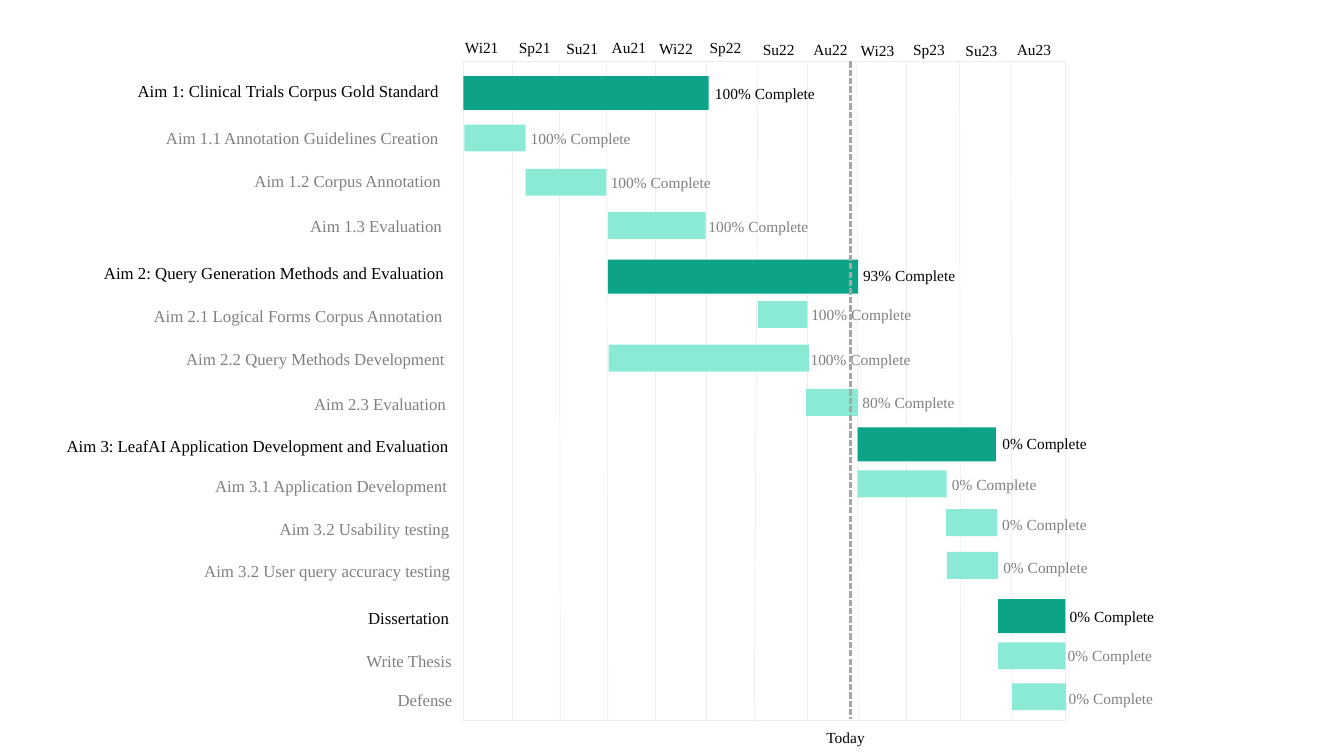
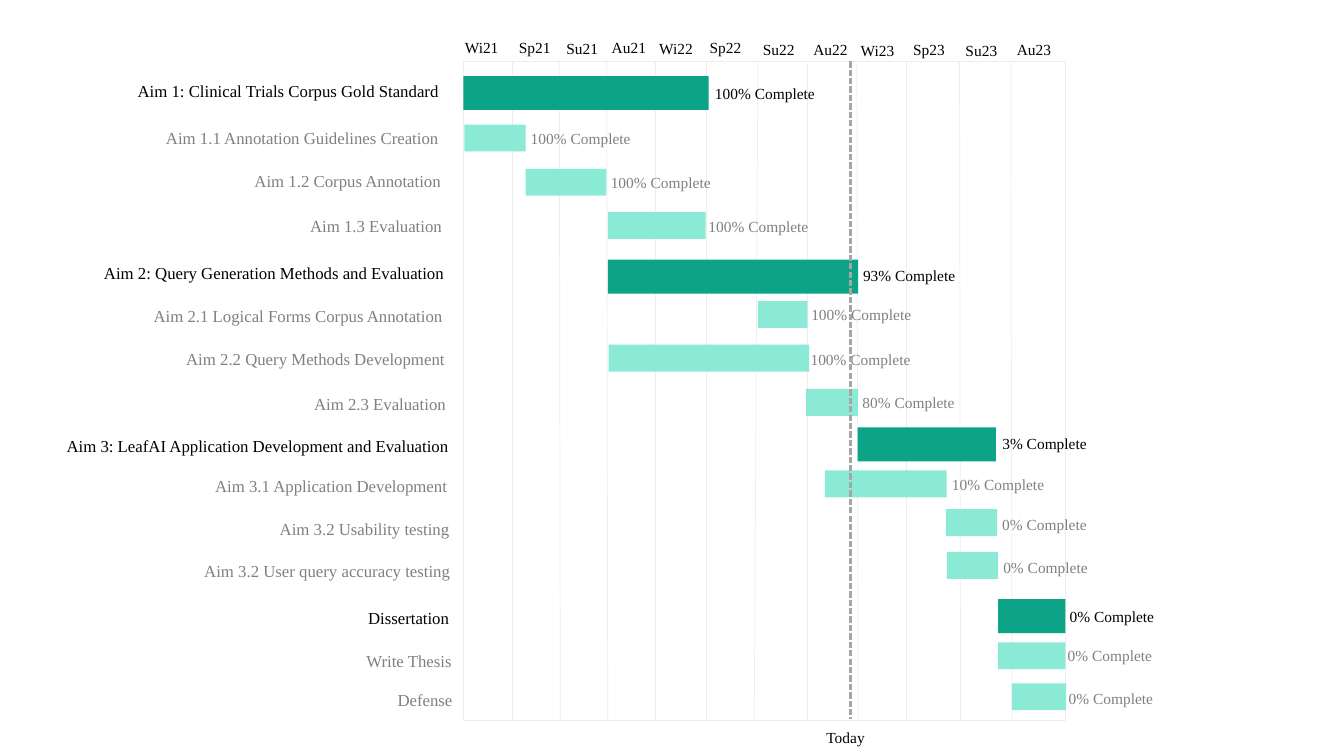
Before and after one commit to ndobb/dissertation, a slide deck: slide 1 of 4_general_exam/presentation/timeline.pptx. Drawn at 1344x756 pixels with LibreOffice and Linux fonts; fonts in the diff are those of the drawing. Boxes give left, top, right and bottom in pixels: in the first picture for what was removed or moved away, otherwise in the second. Text is boxed around its words. In the diff, an @@ line names an element or a change of style, - is before the commit and + after.

```diff
--- a/4_general_exam/presentation/timeline.pptx
+++ b/4_general_exam/presentation/timeline.pptx
@@ text at (1002, 438, 1087, 452): text changed @@
-0% Complete
+3% Complete
@@ rectangle: place and size @@
-rectangle at (858, 471, 948, 498)
+rectangle at (825, 471, 947, 498)
@@ text at (952, 479, 1044, 493): text changed @@
-0% Complete
+10% Complete
```
Also in this commit, not shown: 12 other files.
